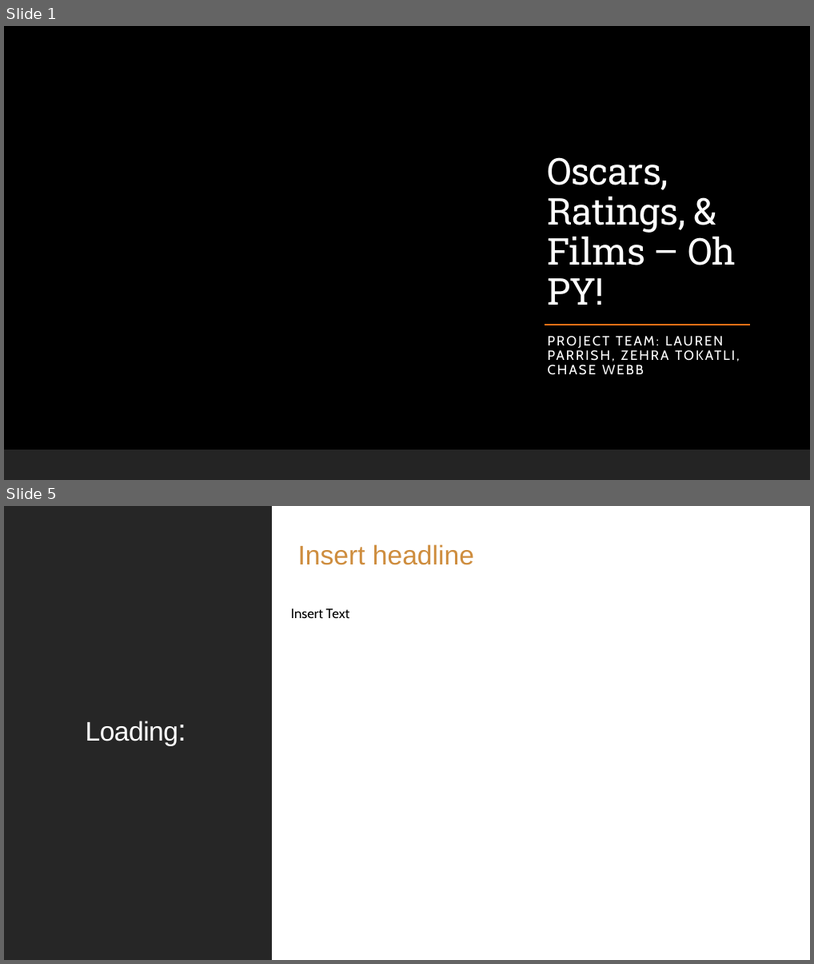
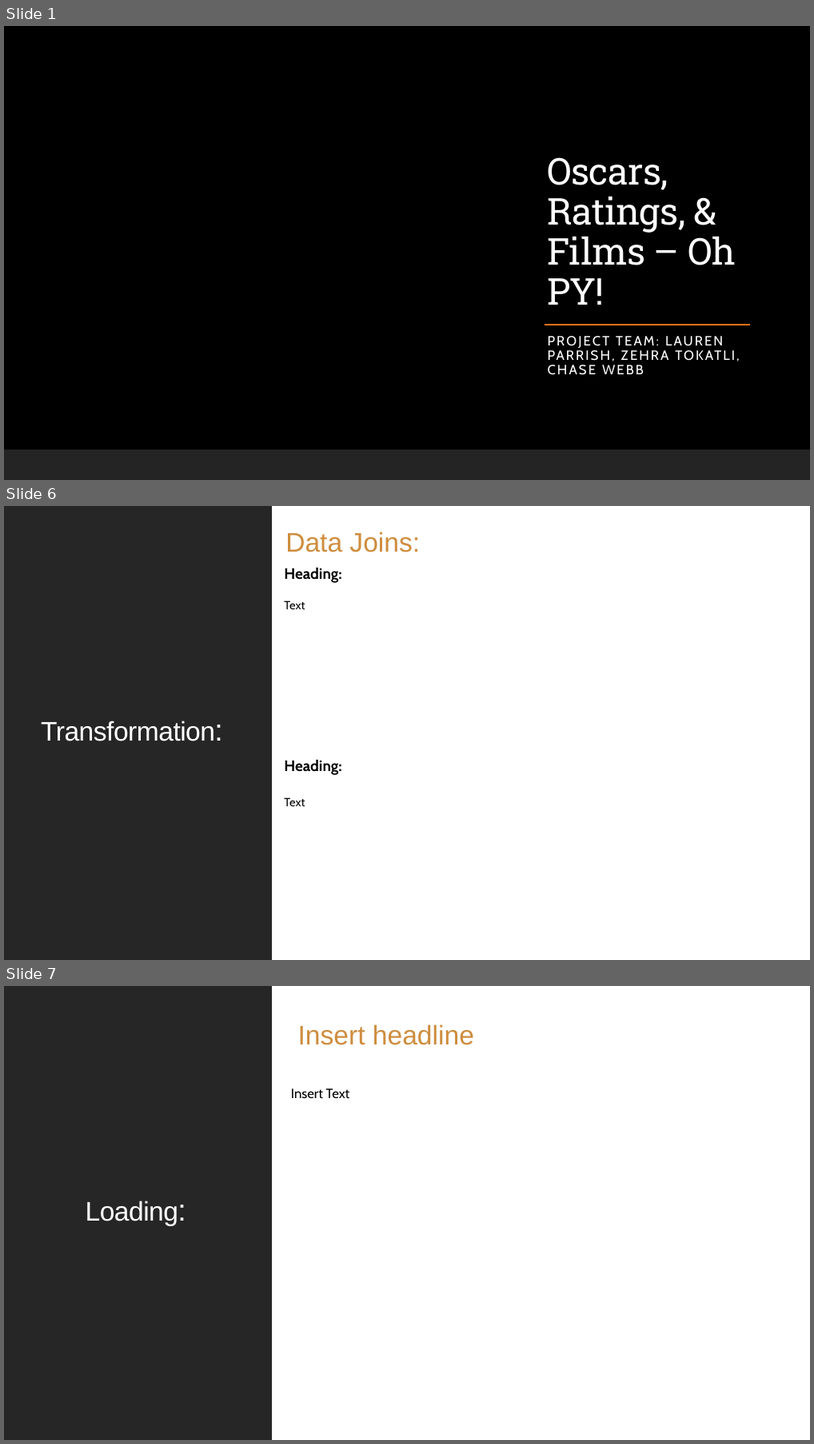
Before and after one commit to LJeanParrish/Oscars-Ratings-and-Films-Oh-Py, a slide deck: DRAFT Presentation.pptx. Shown one above the other, each under a label of ours: slides 1 and 5 before the commit, slides 1, 6 and 7 after it; the slides between them are not shown. The pictures are 814x964 and 814x1444 pixels, drawn with LibreOffice and Linux fonts; fonts in the diff are those of the drawing; background and template pictures are left out. Boxes give left, top, right and bottom in pixels: in the first picture for what was removed or moved away, otherwise in the second. Text is boxed around its words. In the diff, an @@ line names an element or a change of style, - is before the commit and + after.

```diff
--- a/DRAFT Presentation.pptx
+++ b/DRAFT Presentation.pptx
@@ slide 6 added at (4,506,810,960), background #FFFFFF; not listed: 1 template element that a slide beside it also shows @@
@@ rectangle added at (4,506,272,960), fill #262626 @@
@@ rectangle added at (5,506,810,960), fill #FFFFFF @@
@@ text added at (286,532,420,552), 32 pt, text #CE8D3E @@
+  Data Joins:
@@ text added at (284,567,342,583), 18 pt, text #000000, bold @@
+Heading:
@@ text added at (284,600,305,609), 14 pt, text #000000 @@
+Text
@@ title added at (41,720,215,741), 32 pt, text #FFFFFF @@
+Transformation:
@@ text added at (284,759,342,775), 18 pt, text #000000, bold @@
+Heading:
@@ text added at (284,797,305,806), 14 pt, text #000000 @@
+Text
@@ what was slide 5 is now slide 7 @@
```
Also in this commit, not shown: 2 slides changed, 2 other slides added, 1 slide removed, 1 other file.
